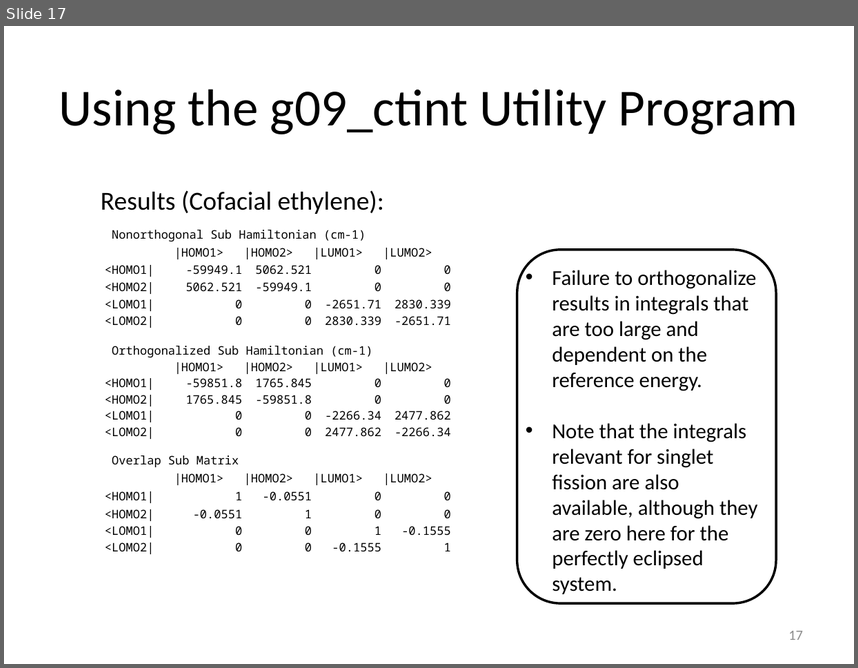
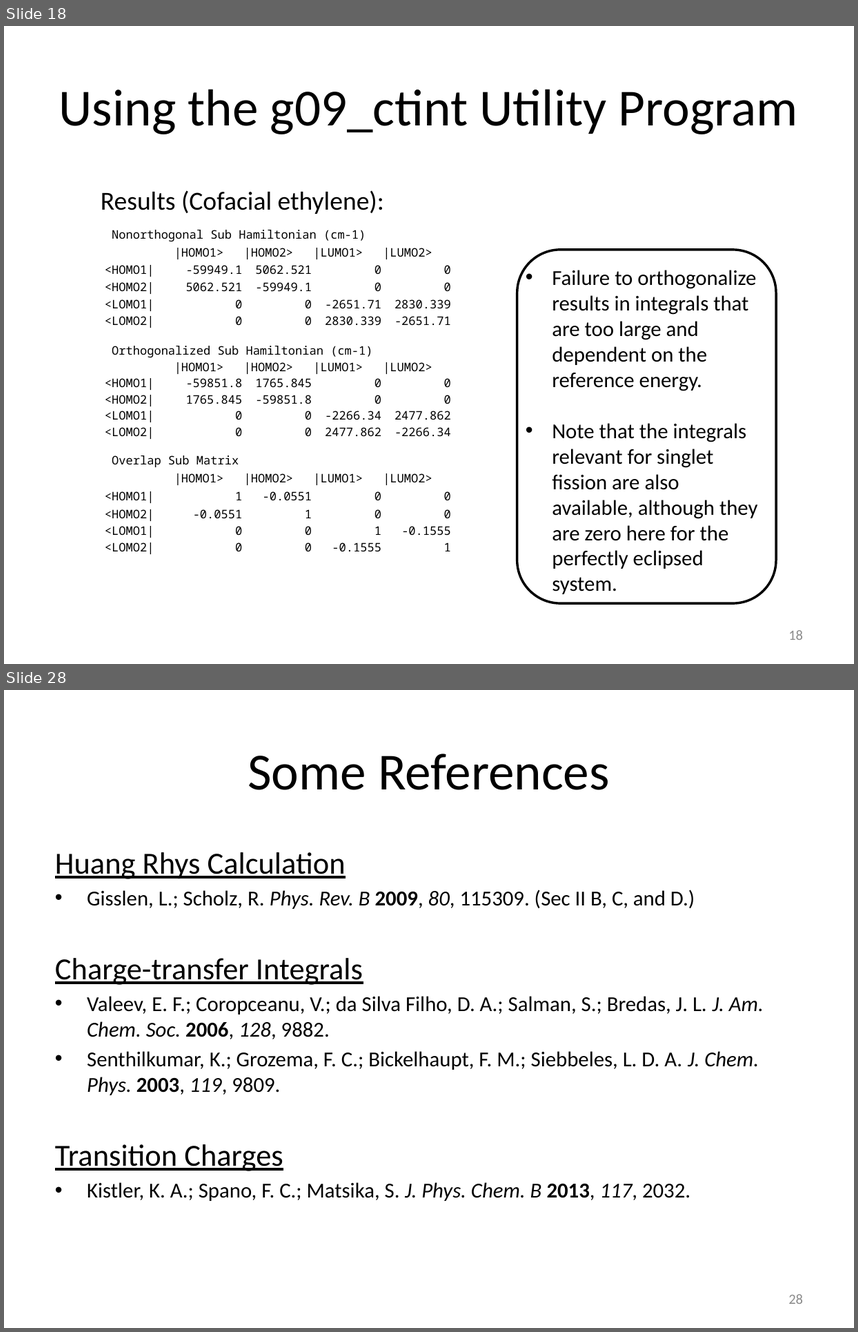
Before and after one commit to nicholashestand/exciton_para, a slide deck: CalculationPresentation.pptx. Shown one above the other, each under a label of ours: slide 17 before the commit, slides 18 and 28 after it; the slides between them are not shown. The pictures are 858x668 and 858x1332 pixels, drawn with LibreOffice and Linux fonts; fonts in the diff are those of the drawing. Boxes give left, top, right and bottom in pixels: in the first picture for what was removed or moved away, otherwise in the second. Text is boxed around its words. In the diff, an @@ line names an element or a change of style, - is before the commit and + after.

Commit message:
update calculation details powepoint

```diff
--- a/CalculationPresentation.pptx
+++ b/CalculationPresentation.pptx
@@ slide 28 added at (x1=4, y1=690, x2=854, y2=1328), background #FFFFFF @@
@@ title added at (x1=248, y1=753, x2=610, y2=790), 44 pt, text #000000 @@
+Some References
@@ text added at (x1=55, y1=852, x2=764, y2=1201), 18 pt, text #000000 @@
+Huang Rhys Calculation
+• Gisslen, L.; Scholz, R. Phys. Rev. B 2009, 80, 115309. (Sec II B, C, and D.)
+Charge-transfer Integrals
+• Valeev, E. F.; Coropceanu, V.; da Silva Filho, D. A.; Salman, S.; Bredas, J. L. J. Am. Chem. Soc. 2006, 128, 9882.
+• Senthilkumar, K.; Grozema, F. C.; Bickelhaupt, F. M.; Siebbeles, L. D. A. J. Chem. Phys. 2003, 119, 9809.
+Transition Charges
+• Kistler, K. A.; Spano, F. C.; Matsika, S. J. Phys. Chem. B 2013, 117, 2032.
@@ page number added at (x1=789, y1=1294, x2=803, y2=1303), 12 pt, text #8C8C8C @@
+28
@@ what was slide 17 is now slide 18 @@
@@ page number at (x1=789, y1=630, x2=803, y2=639): text changed @@
-17
+18
```
Also in this commit, not shown: 2 slides changed, 8 other slides added.
